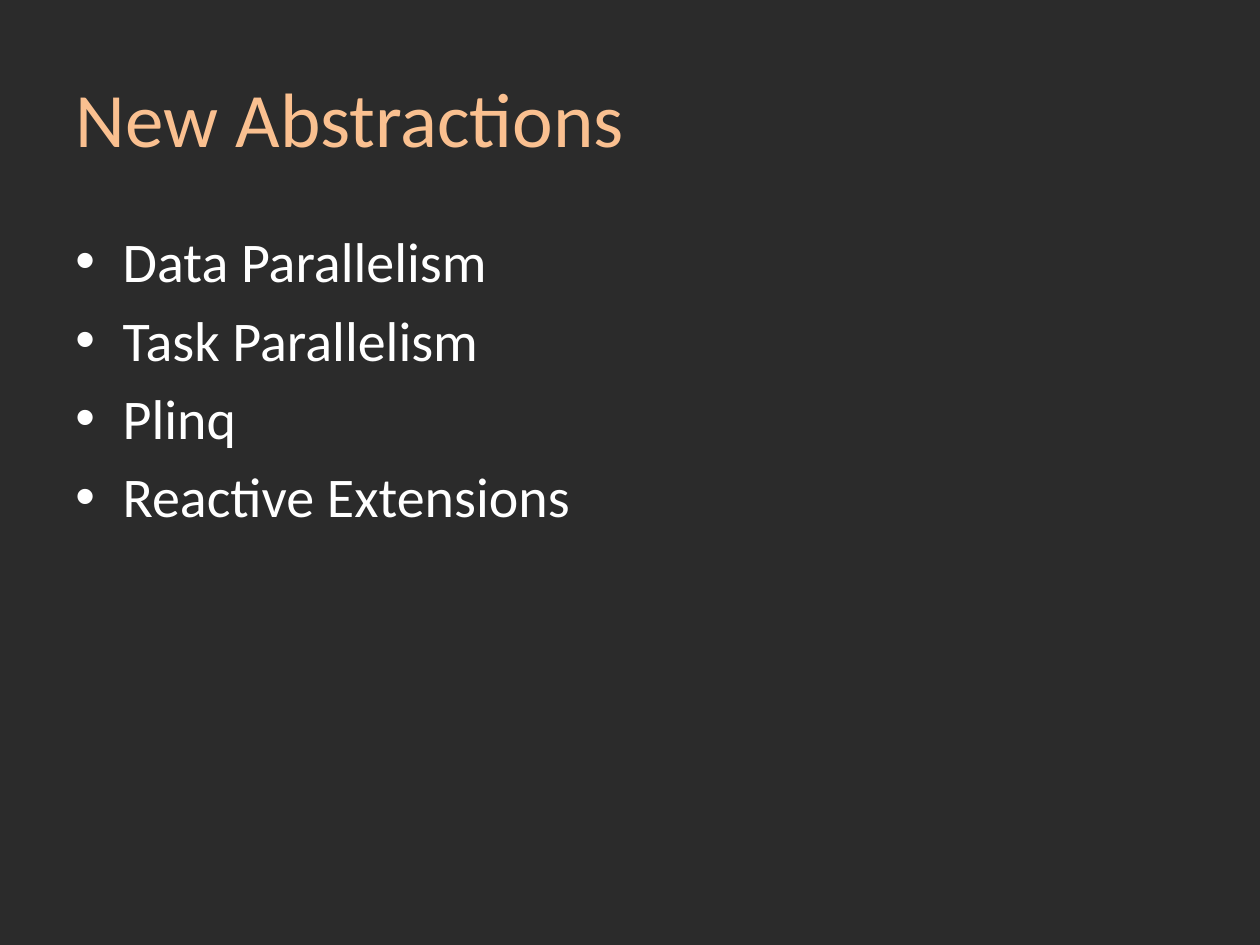
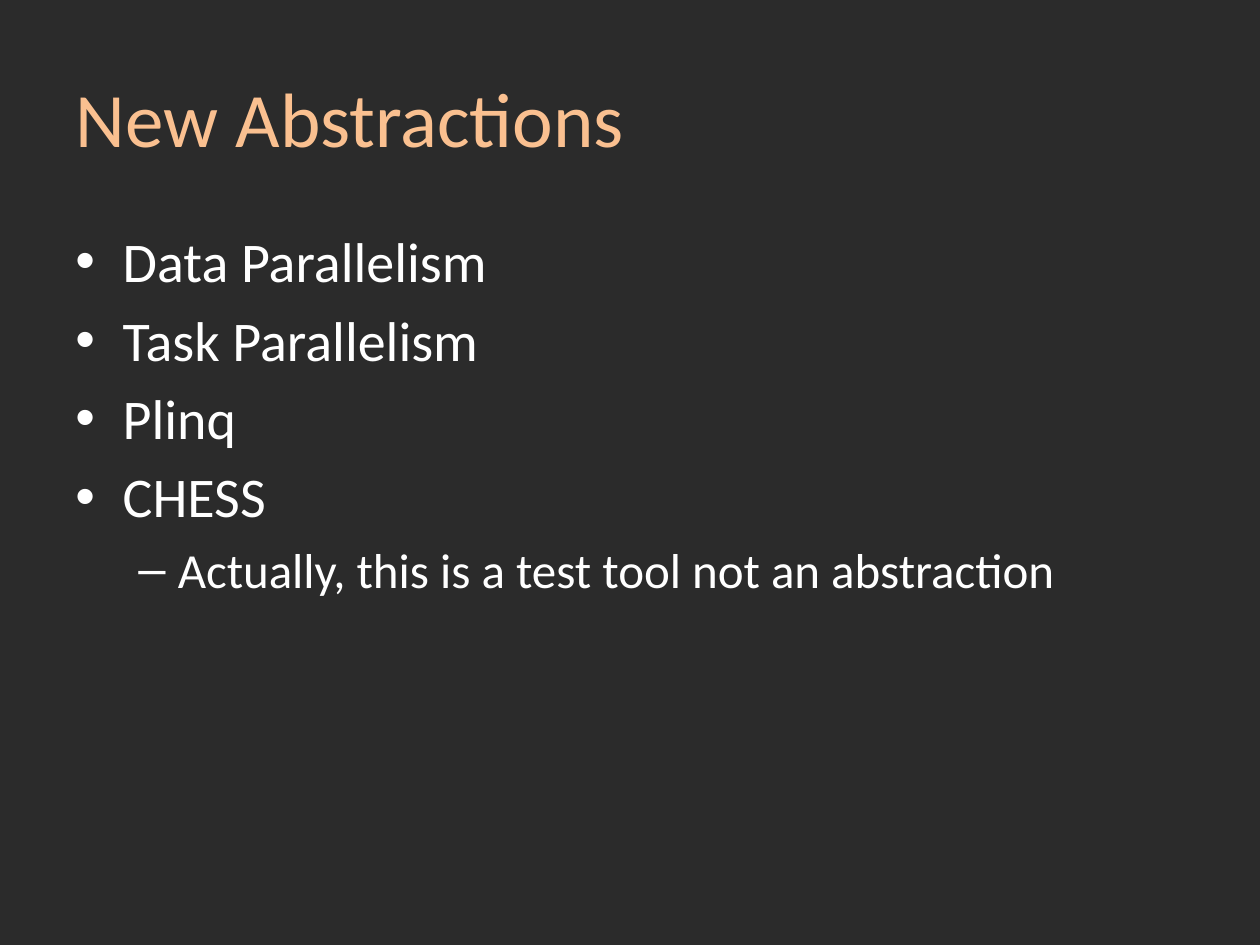
Before and after one commit to srstrong/NDC-Overview, a slide deck: slide 8 of Overview.pptx. Drawn at 1260x945 pixels with LibreOffice and Linux fonts; fonts in the diff are those of the drawing; background and template pictures are left out; a plain dark background stands for a picture behind light text. Boxes give left, top, right and bottom in pixels: in the first picture for what was removed or moved away, otherwise in the second. Text is boxed around its words. In the diff, an @@ line names an element or a change of style, - is before the commit and + after.

```diff
--- a/Overview.pptx
+++ b/Overview.pptx
@@ text at (x1=123, y1=480, x2=1054, y2=596): text changed; size 32 to 28 pt @@
-• Reactive Extensions
+• CHESS
+  – Actually, this is a test tool not an abstraction
```
Also in this commit, not shown: 1 other slide changed, 2 slides removed, 6 other files.
